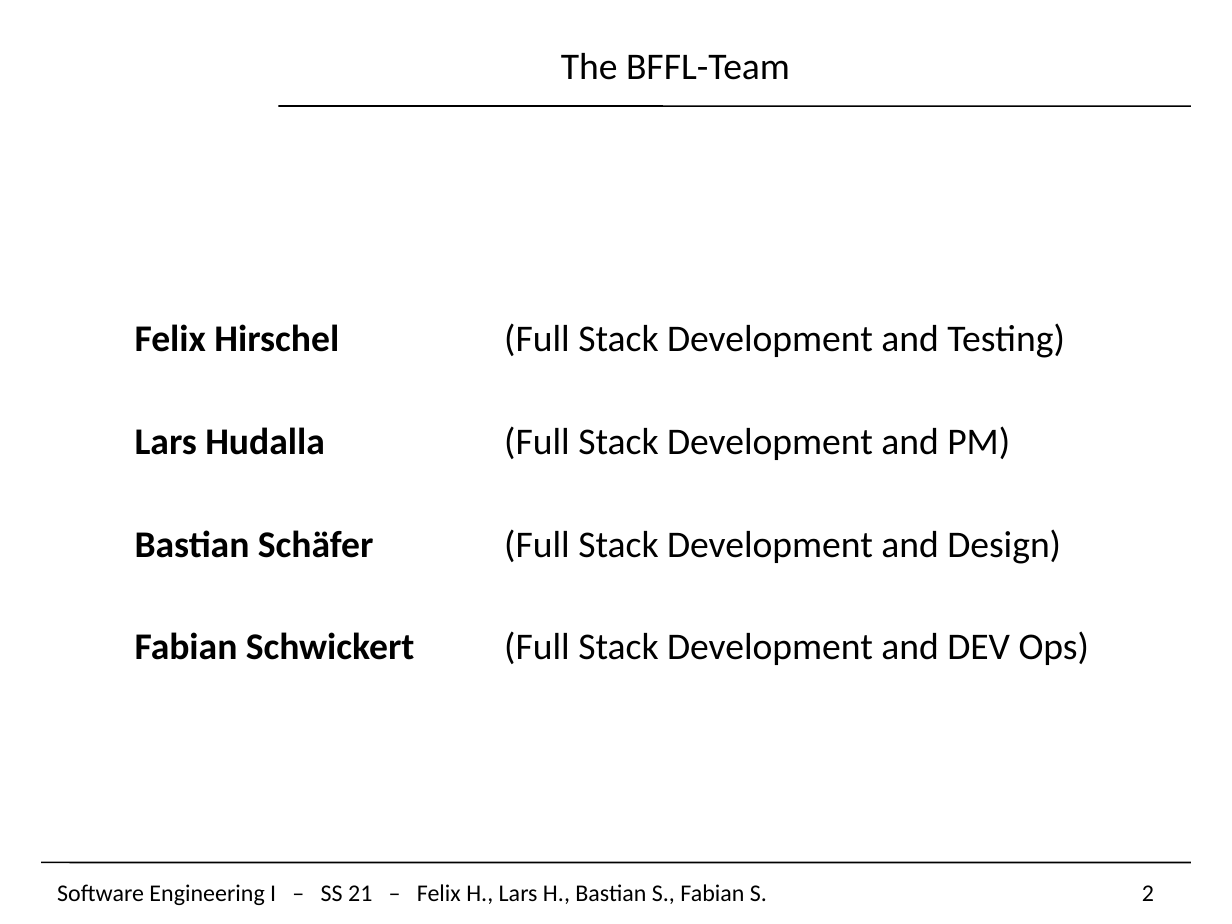
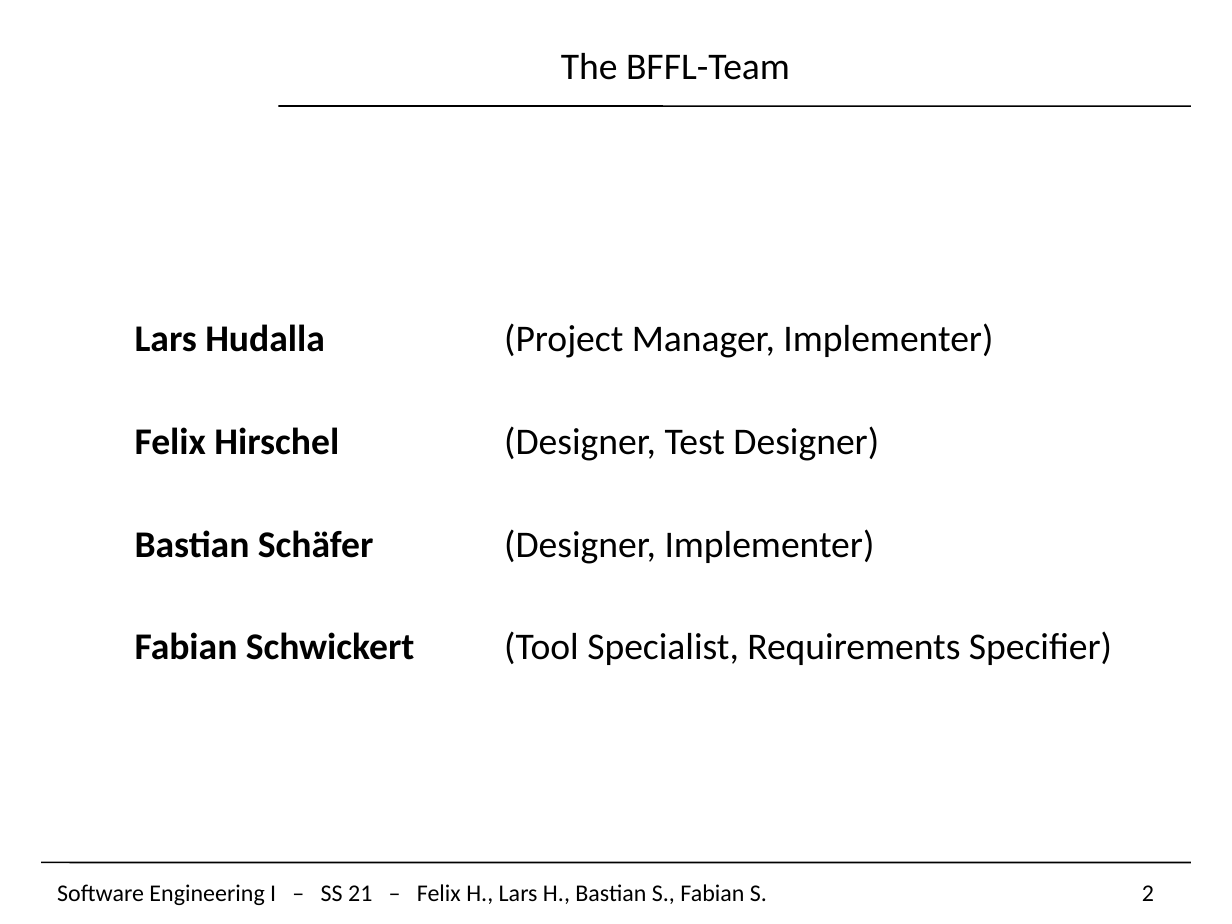
Before and after one commit to Krayaty/bffl, a slide deck: slide 2 of Documentation/Final/Final_PPt_BFFL.pptx. Drawn at 1232x924 pixels with LibreOffice and Linux fonts; fonts in the diff are those of the drawing; background and template pictures are left out. Boxes give left, top, right and bottom in pixels: in the first picture for what was removed or moved away, otherwise in the second. Text is boxed around its words. In the diff, an @@ line names an element or a change of style, - is before the commit and + after.

Commit message:
Updated Team Roles in Final Presentation

```diff
--- a/Documentation/Final/Final_PPt_BFFL.pptx
+++ b/Documentation/Final/Final_PPt_BFFL.pptx
@@ text at [135, 323, 1112, 665]: text changed @@
-Felix Hirschel (Full Stack Development and Testing)
-Lars Hudalla (Full Stack Development and PM)
-Bastian Schäfer (Full Stack Development and Design)
-Fabian Schwickert (Full Stack Development and DEV Ops)
+Lars Hudalla (Project Manager, Implementer)
+Felix Hirschel (Designer, Test Designer)
+Bastian Schäfer (Designer, Implementer)
+Fabian Schwickert (Tool Specialist, Requirements Specifier)
```
